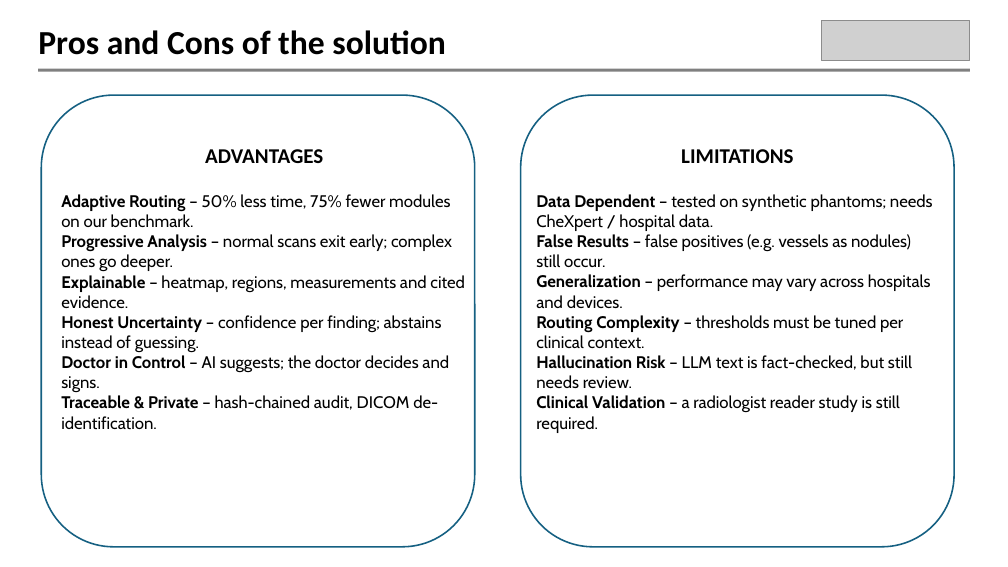
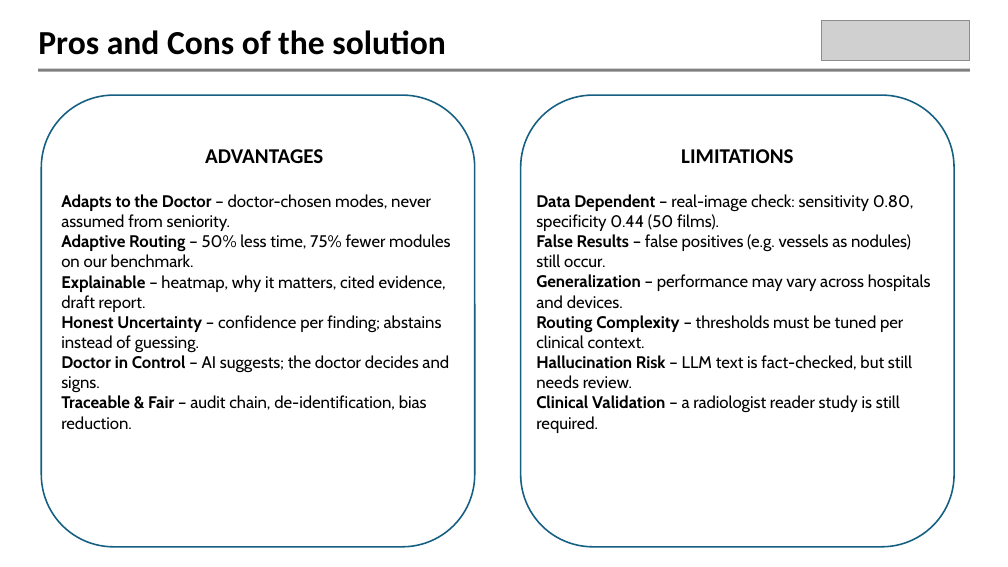
Before and after one commit to tedo001/med-scan, a slide deck: slide 4 of presentation/MEDSCAN_TECHgium_MedTech.pptx. Drawn at 1008x567 pixels with LibreOffice and Linux fonts; fonts in the diff are those of the drawing; grey boxes stand for pictures; background and template pictures are left out. Boxes give left, top, right and bottom in pixels: in the first picture for what was removed or moved away, otherwise in the second. Text is boxed around its words. In the diff, an @@ line names an element or a change of style, - is before the commit and + after.

```diff
--- a/presentation/MEDSCAN_TECHgium_MedTech.pptx
+++ b/presentation/MEDSCAN_TECHgium_MedTech.pptx
@@ text at (61,194,431,231): paragraph added @@
+Adapts to the Doctor – doctor-chosen modes, never assumed from seniority.
@@ text at (536,194,914,231): text changed @@
-Data Dependent – tested on synthetic phantoms; needs CheXpert / hospital data.
+Data Dependent – real-image check: sensitivity 0.80, specificity 0.44 (50 films).
@@ text at (61,275,446,312): text changed @@
-Progressive Analysis – normal scans exit early; complex ones go deeper.
-Explainable – heatmap, regions, measurements and cited evidence.
+Explainable – heatmap, why it matters, cited evidence, draft report.
@@ text at (61,395,427,430): text changed @@
-Traceable & Private – hash-chained audit, DICOM de-identification.
+Traceable & Fair – audit chain, de-identification, bias reduction.
```
Also in this commit, not shown: 4 other slides changed, 2 slides added, 45 other files.
